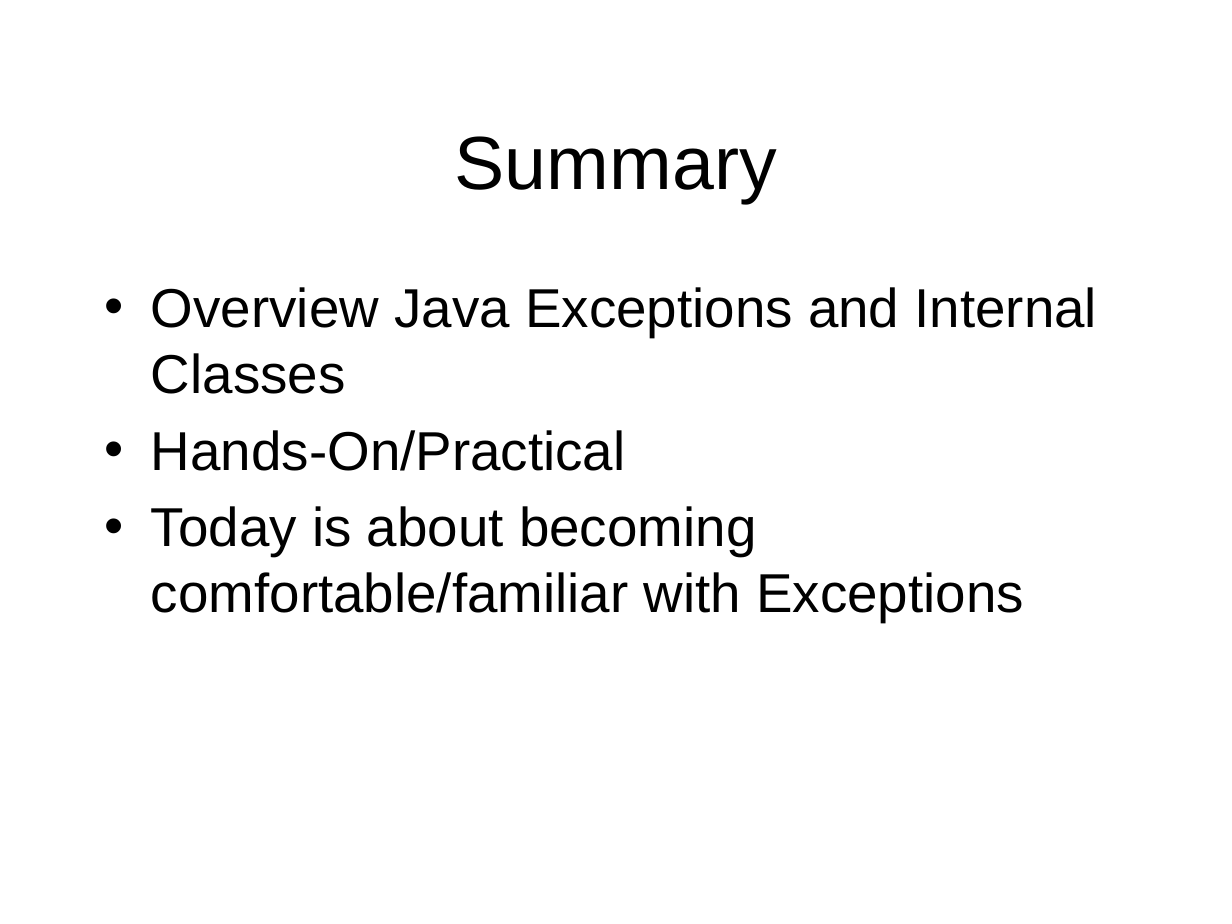
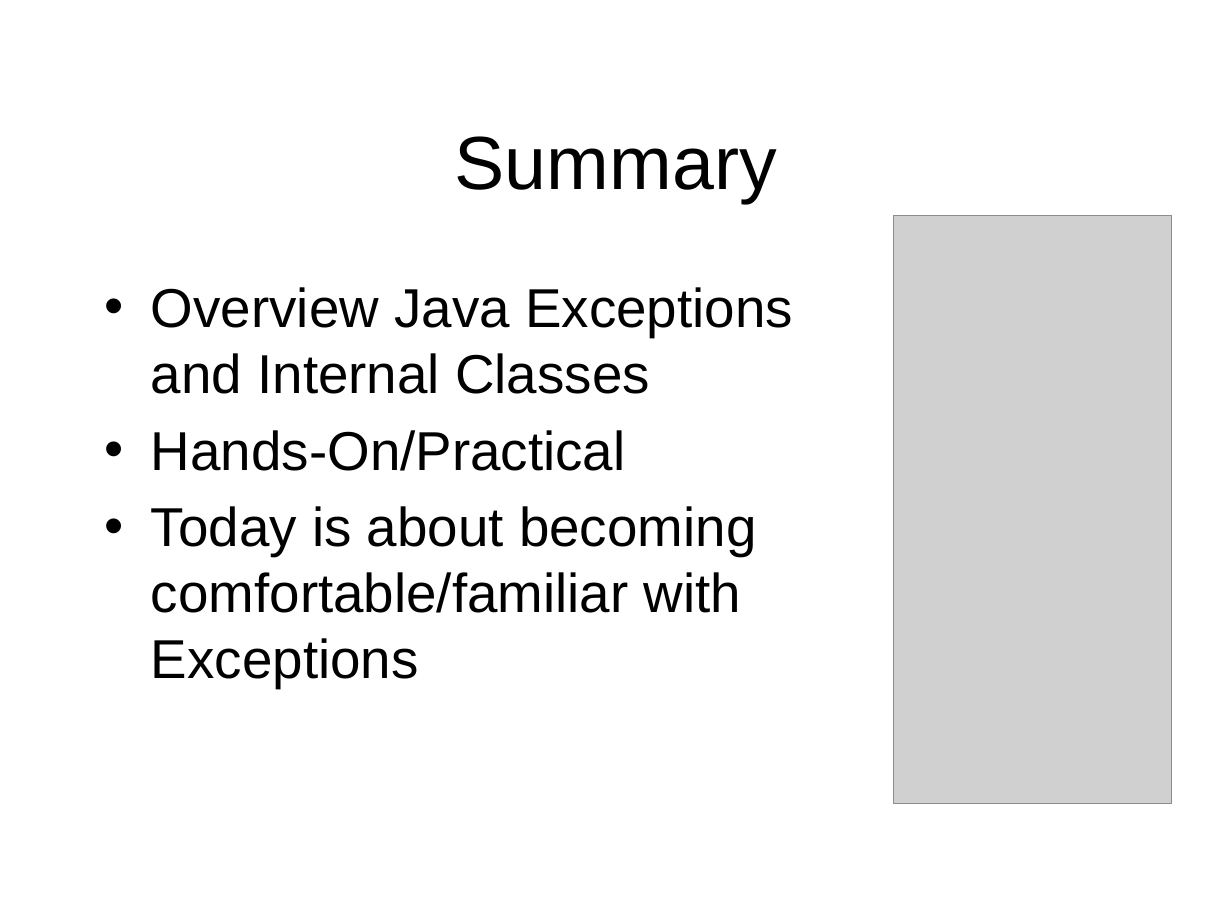
Before and after one commit to octaviordz/zjnu2017.github.io, a slide deck: slide 40 of OOP/lectures/060--Internal.Classes.and.Exceptions.pptx (slide 41 before the commit). Drawn at 1232x924 pixels with LibreOffice and Linux fonts; fonts in the diff are those of the drawing; grey boxes stand for pictures. Boxes give left, top, right and bottom in pixels: in the first picture for what was removed or moved away, otherwise in the second. Text is boxed around its words. In the diff, an @@ line names an element or a change of style, - is before the commit and + after.

```diff
--- a/OOP/lectures/060--Internal.Classes.and.Exceptions.pptx
+++ b/OOP/lectures/060--Internal.Classes.and.Exceptions.pptx
@@ picture added at box(893, 216, 1172, 803) @@
@@ text "Overview Java Exceptions and Internal ..." rewrapped from box(151, 287, 1098, 622) to box(151, 287, 793, 688) @@
```
Also in this commit, not shown: 1 other file.
